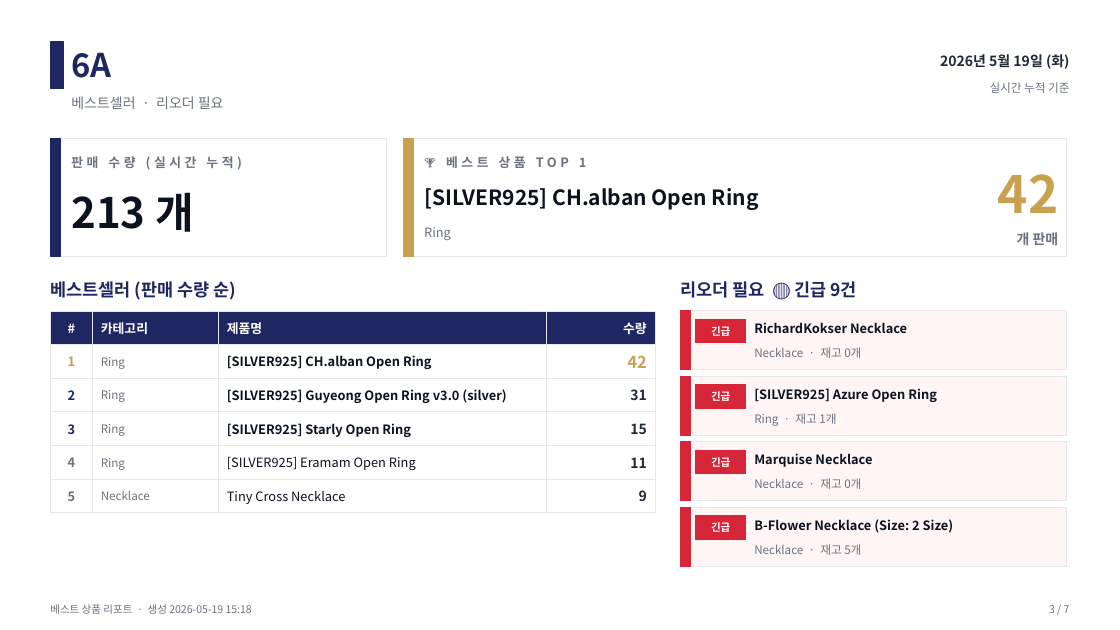
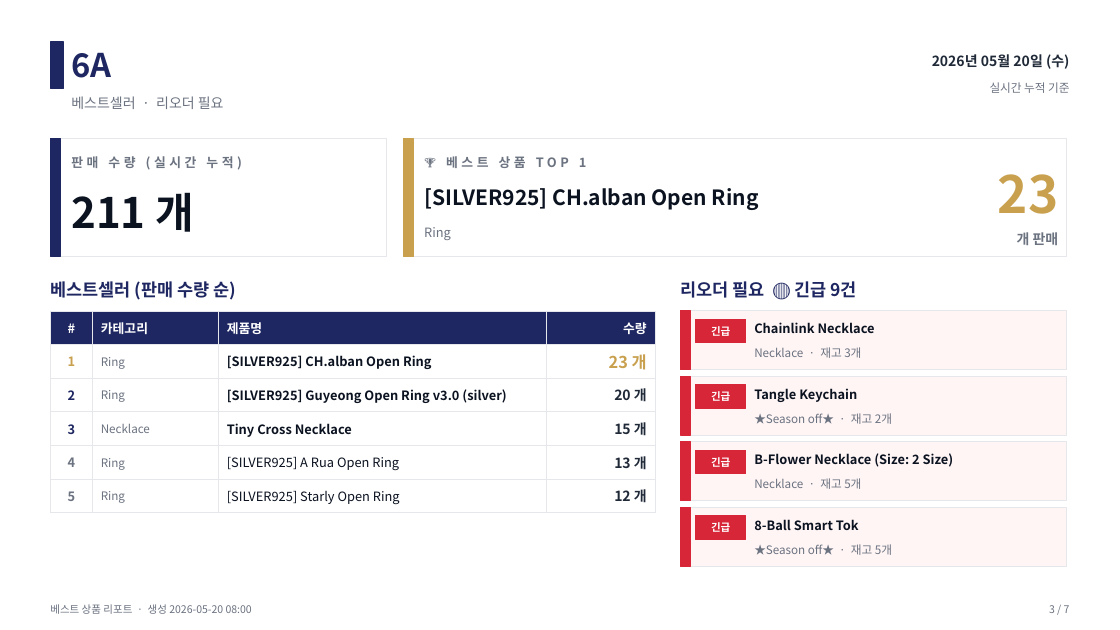
Before and after one commit to j65209/Brightbeed, a slide deck: slide 3 of data/sales-report.pptx. Drawn at 1120x630 pixels with LibreOffice and Linux fonts; fonts in the diff are those of the drawing. Boxes give left, top, right and bottom in pixels: in the first picture for what was removed or moved away, otherwise in the second. Text is boxed around its words. In the diff, an @@ line names an element or a change of style, - is before the commit and + after.

```diff
--- a/data/sales-report.pptx
+++ b/data/sales-report.pptx
@@ text at [932, 54, 1069, 69]: text changed @@
-2026년 5월 19일 (화)
+2026년 05월 20일 (수)
@@ text at [998, 174, 1059, 214]: text changed @@
-42
+23
@@ text at [71, 192, 194, 232]: text changed @@
-213 개
+211 개
@@ table at [50, 311, 655, 509] @@
-row 2, column 4: 42
+row 2, column 4: 23 개
-row 3, column 4: 31
+row 3, column 4: 20 개
-row 4: 3 | Ring | [SILVER925] Starly Open Ring | 15
+row 4: 3 | Necklace | Tiny Cross Necklace | 15 개
-row 5, column 3: [SILVER925] Eramam Open Ring
+row 5, column 3: [SILVER925] A Rua Open Ring
-row 5, column 4: 11
+row 5, column 4: 13 개
-row 6: 5 | Necklace | Tiny Cross Necklace | 9
+row 6: 5 | Ring | [SILVER925] Starly Open Ring | 12 개
@@ text at [754, 322, 875, 333]: text changed @@
-RichardKokser Necklace
+Chainlink Necklace
@@ text at [754, 347, 861, 358]: text changed @@
-Necklace · 재고 0개
+Necklace · 재고 3개
@@ text at [754, 388, 857, 402]: text changed @@
-[SILVER925] Azure Open Ring
+Tangle Keychain
@@ text at [754, 413, 892, 424]: text changed @@
-Ring · 재고 1개
+★Season off★ · 재고 2개
@@ text "B-Flower Necklace (Size: 2 Size)": place and size @@
-text "B-Flower Necklace (Size: 2 Size)" at [754, 519, 954, 533]
+text "B-Flower Necklace (Size: 2 Size)" at [754, 453, 954, 467]
@@ text at [754, 478, 861, 489]: text changed @@
-Necklace · 재고 0개
+Necklace · 재고 5개
@@ text removed at [754, 453, 872, 467] @@
-Marquise Necklace
@@ text added at [754, 519, 859, 530], 11 pt, text #0B1220, bold @@
+8-Ball Smart Tok
@@ text at [754, 544, 892, 555]: text changed @@
-Necklace · 재고 5개
+★Season off★ · 재고 5개
@@ text at [50, 604, 252, 614]: text changed @@
-베스트 상품 리포트 · 생성 2026-05-19 15:18
+베스트 상품 리포트 · 생성 2026-05-20 08:00
```
Also in this commit, not shown: 6 other slides changed.
